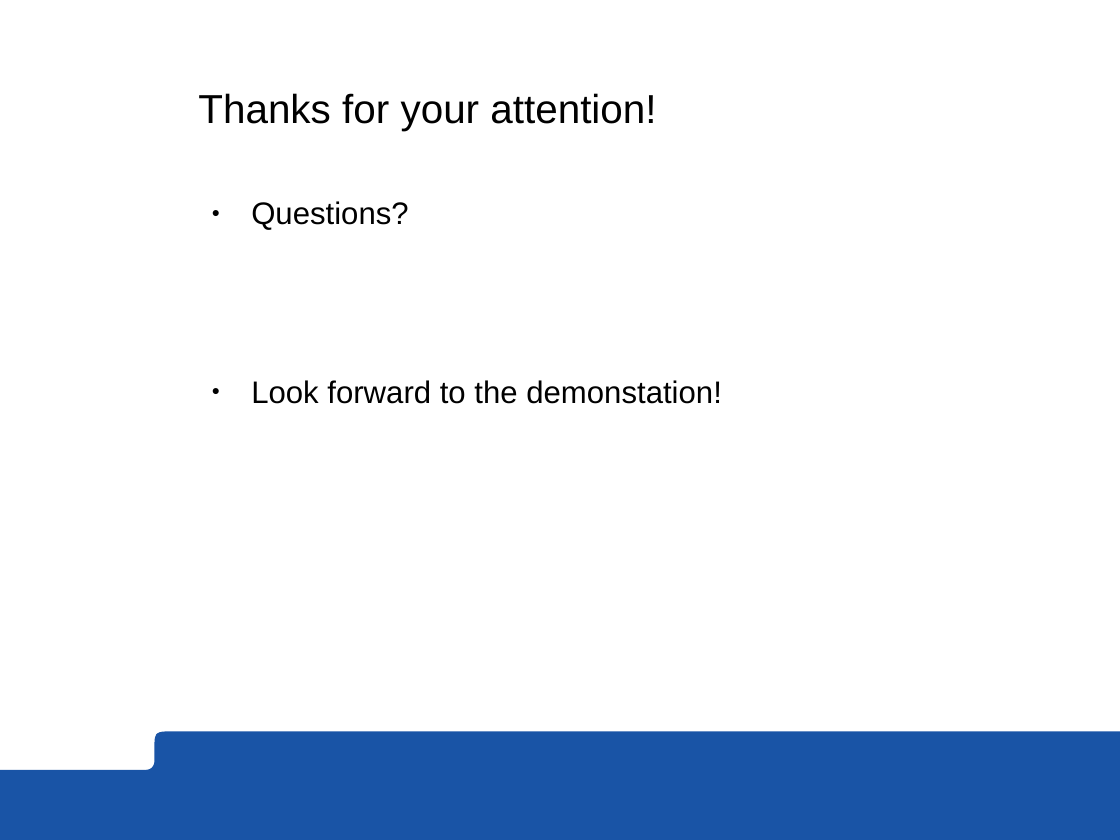
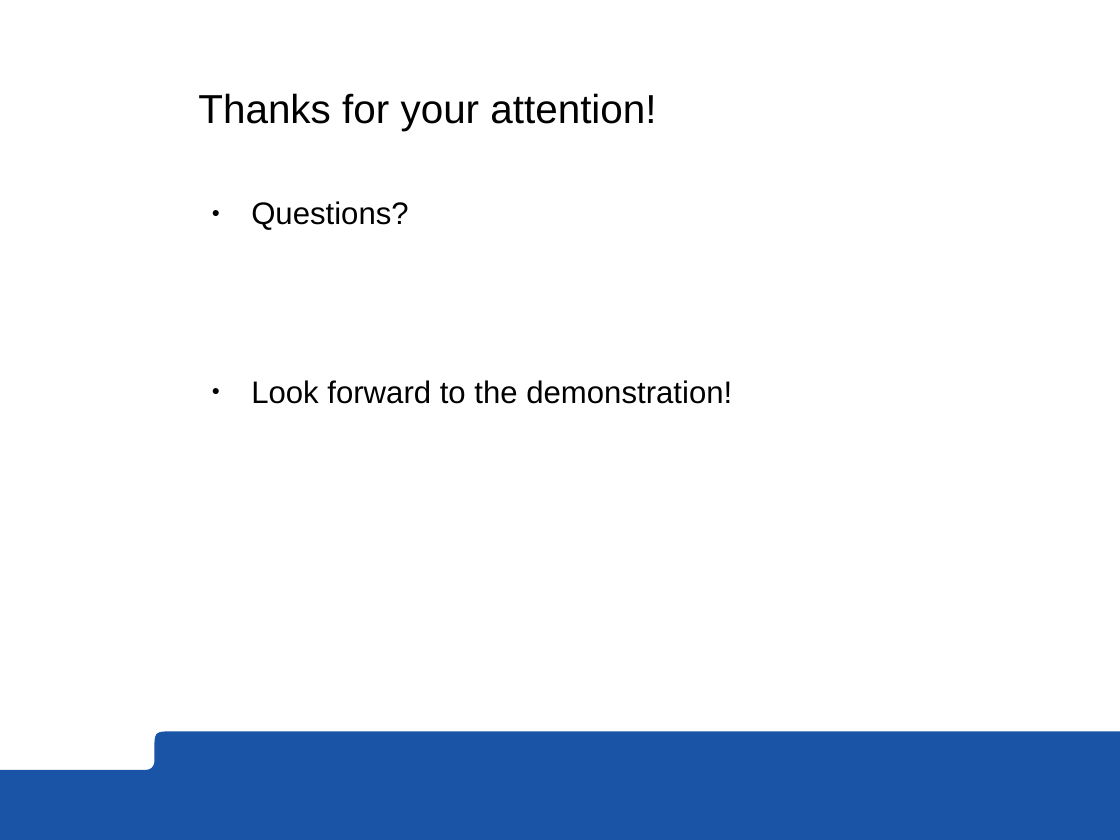
Before and after one commit to roussePaul/kampala, a slide deck: slide 19 of presentation/presentation.odp. Drawn at 1120x840 pixels with LibreOffice and Linux fonts; fonts in the diff are those of the drawing; background and template pictures are left out. Boxes give left, top, right and bottom in pixels: in the first picture for what was removed or moved away, otherwise in the second. Text is boxed around its words. In the diff, an @@ line names an element or a change of style, - is before the commit and + after.

```diff
--- a/presentation/presentation.odp
+++ b/presentation/presentation.odp
@@ text at [251,380,732,404]: text changed @@
-● Look forward to the demonstation!
+● Look forward to the demonstration!
```
Also in this commit, not shown: 7 other slides changed, 1 slide added, 1 slide removed, 1 other file.
